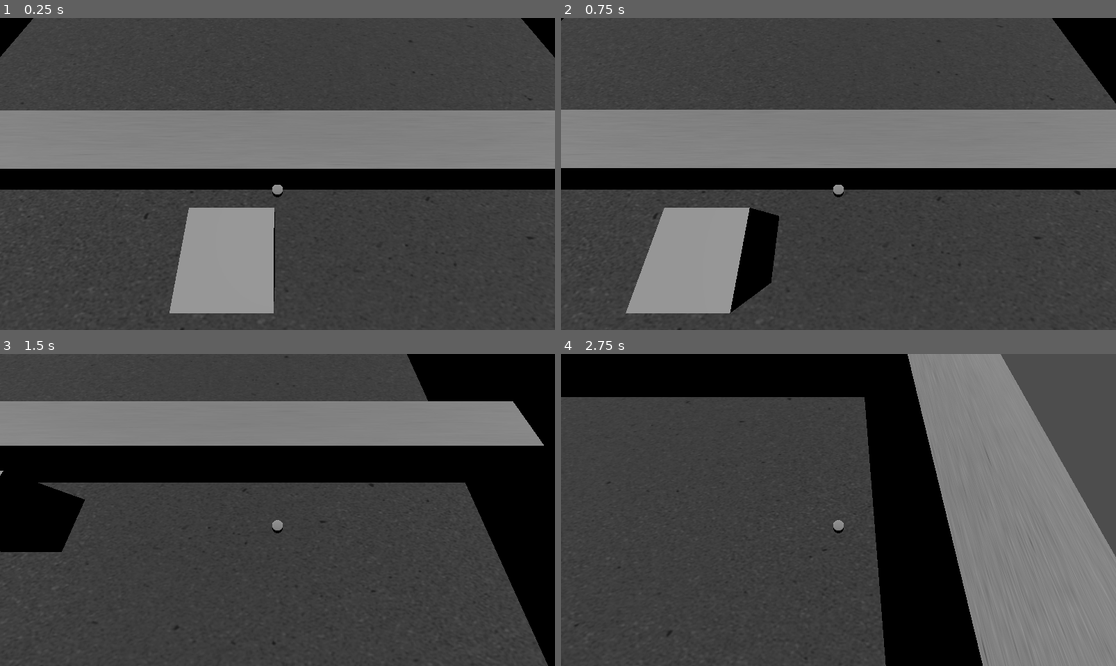
Above: before the commit, frames 1-4 (two rows, left to right).
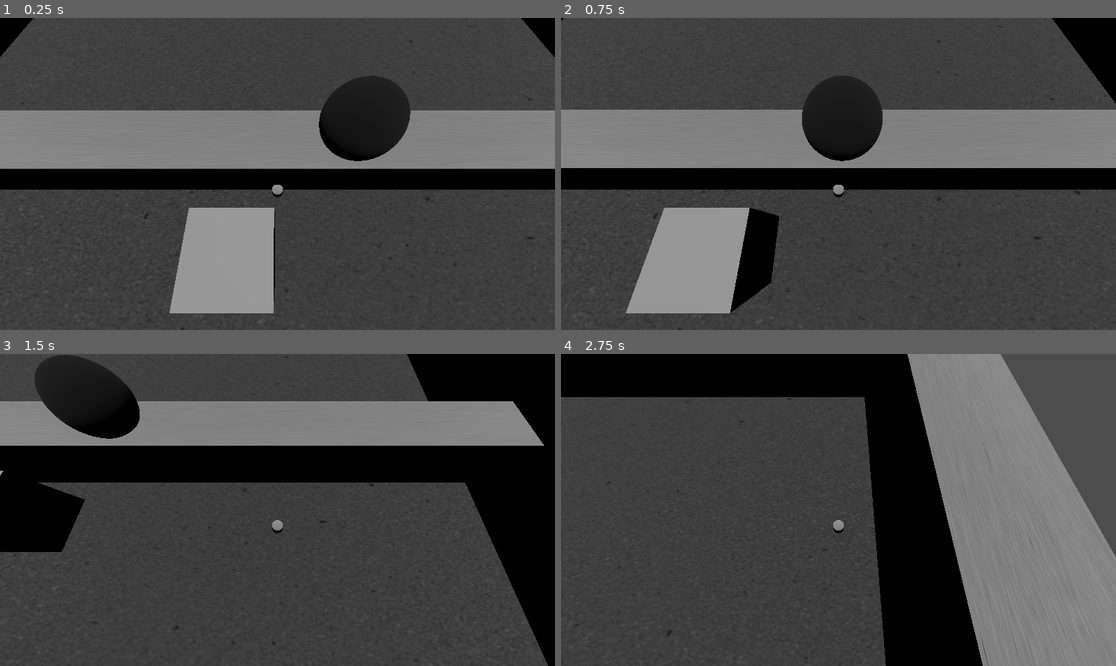
Above: after the commit, the same moments.

Repository: DresseurPanda/tp-iut-R506-bomberman
Game: Godot game, scene res://main.tscn
The game is run twice, just before and just after one commit, with the same random seed, the same clock (stepped at 60 frames per second) and the same inputs.
Inputs:
- Up to frame 1 (0.25 s): no input
- Up to frame 2 (0.75 s): tap Enter (ui_accept) at 0.5 s; hold Right (ui_right) from 0.53 s (still down)
- Up to frame 3 (1.5 s): tap Enter (ui_accept) at 0.77 s; release Right (ui_right) at 1.28 s; hold Down (ui_down) from 1.28 s (still down)
- Up to frame 4 (2.75 s): tap Enter (ui_accept) at 1.52 s; release Down (ui_down) at 2.03 s; hold Right (ui_right) from 2.03 s (still down)

The runs differ from the first frame. In frame 1, 3.5% of the frame differs, in the area x 57-74%, y 18-46%; in frame 2, 3.1%; in frame 3, 3.6%, in the area x 6-26%, y 0-28%; in frame 4, nothing differs.

Commit message:
feat(bombe): ajoute la scène et le script de la bombe
Ajoute le script bomb.gd (timer 3s puis destruction), complète la
scène bombe.tscn (collision, mesh, timer) et instancie la bombe
dans main.tscn.

Diff:
--- /dev/null
+++ b/Bombe/bomb.gd
@@ -0,0 +1,11 @@
+extends Area3D
+
+@onready var timer: Timer = $Timer
+
+func _ready() -> void:
+	timer.start()
+	timer.timeout.connect(_on_timeout)
+
+func _on_timeout() -> void:
+	print("Boom !")
+	queue_free()
--- a/Bombe/bombe.tscn
+++ b/Bombe/bombe.tscn
@@ -1,4 +1,24 @@
 [gd_scene format=3 uid="uid://bgk5gkvrq7eeg"]
 
-[node name="Bombe" type="CSGSphere3D" unique_id=1983729969]
-use_collision = true
+[ext_resource type="Script" uid="uid://dxrd636bgx76a" path="res://Bombe/bomb.gd" id="1_ux0ho"]
+
+[sub_resource type="SphereShape3D" id="SphereShape3D_i857s"]
+
+[sub_resource type="StandardMaterial3D" id="StandardMaterial3D_i857s"]
+albedo_color = Color(0, 0, 0, 1)
+
+[sub_resource type="SphereMesh" id="SphereMesh_i857s"]
+material = SubResource("StandardMaterial3D_i857s")
+
+[node name="Bomb" type="Area3D" unique_id=646015934]
+script = ExtResource("1_ux0ho")
+
+[node name="CollisionShape3D" type="CollisionShape3D" parent="." unique_id=49400015]
+rotation_order = 3
+shape = SubResource("SphereShape3D_i857s")
+
+[node name="MeshInstance3D" type="MeshInstance3D" parent="." unique_id=650145041]
+mesh = SubResource("SphereMesh_i857s")
+
+[node name="Timer" type="Timer" parent="." unique_id=1073649688]
+wait_time = 3.0
--- a/main.tscn
+++ b/main.tscn
@@ -4,6 +4,7 @@
 [ext_resource type="PackedScene" uid="uid://ciesvyoke4dvj" path="res://Map/base_map.tscn" id="2_h2yge"]
 [ext_resource type="PackedScene" uid="uid://d2dppyjnxhgyy" path="res://Map/Wall.tscn" id="3_1bvp3"]
 [ext_resource type="PackedScene" uid="uid://bnhvrctt0q4vw" path="res://Ennemis/ennemi.tscn" id="4_1bvp3"]
+[ext_resource type="PackedScene" uid="uid://bgk5gkvrq7eeg" path="res://Bombe/bombe.tscn" id="5_1bvp3"]
 
 [sub_resource type="PhysicsMaterial" id="PhysicsMaterial_ig7tw"]
 
@@ -57,3 +58,6 @@
 
 [node name="Ennemi" parent="." unique_id=1728542207 instance=ExtResource("4_1bvp3")]
 transform = Transform3D(1, 0, 0, 0, 1, 0, 0, 0, 1, 0, 0, 5)
+
+[node name="Bomb" parent="." unique_id=646015934 instance=ExtResource("5_1bvp3")]
+transform = Transform3D(1, 0, 0, 0, 1, 0, 0, 0, 1, 1.053961, 1.356245, 0)
Not shown, added: Bombe/bomb.gd.uid
